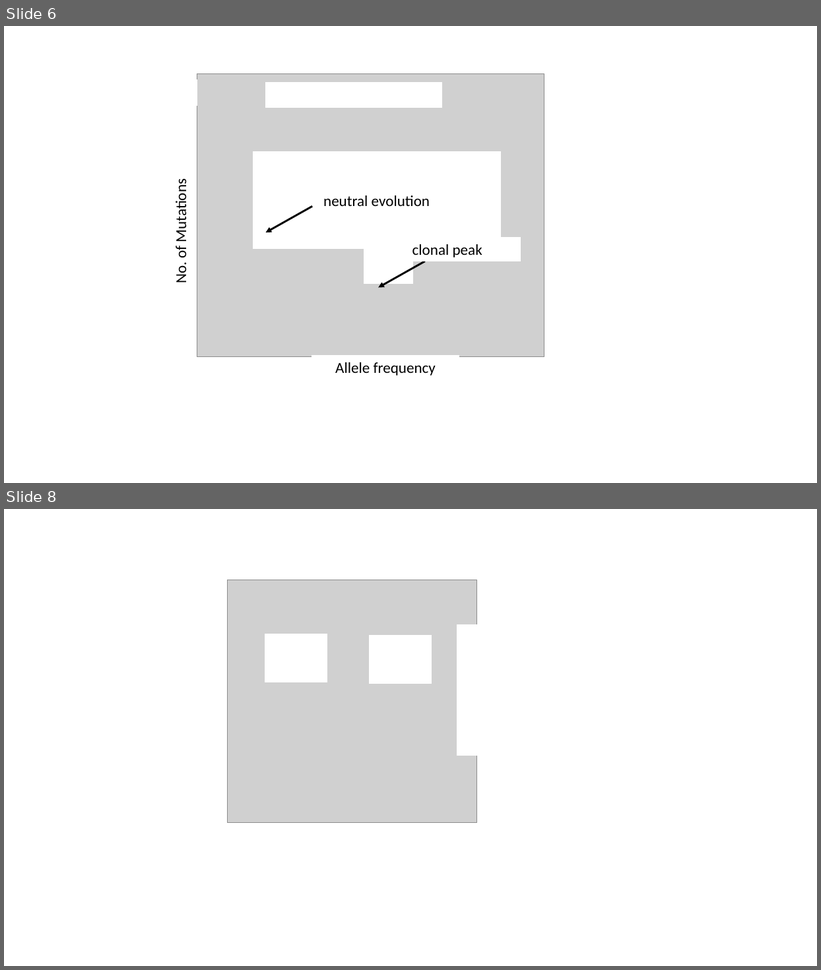
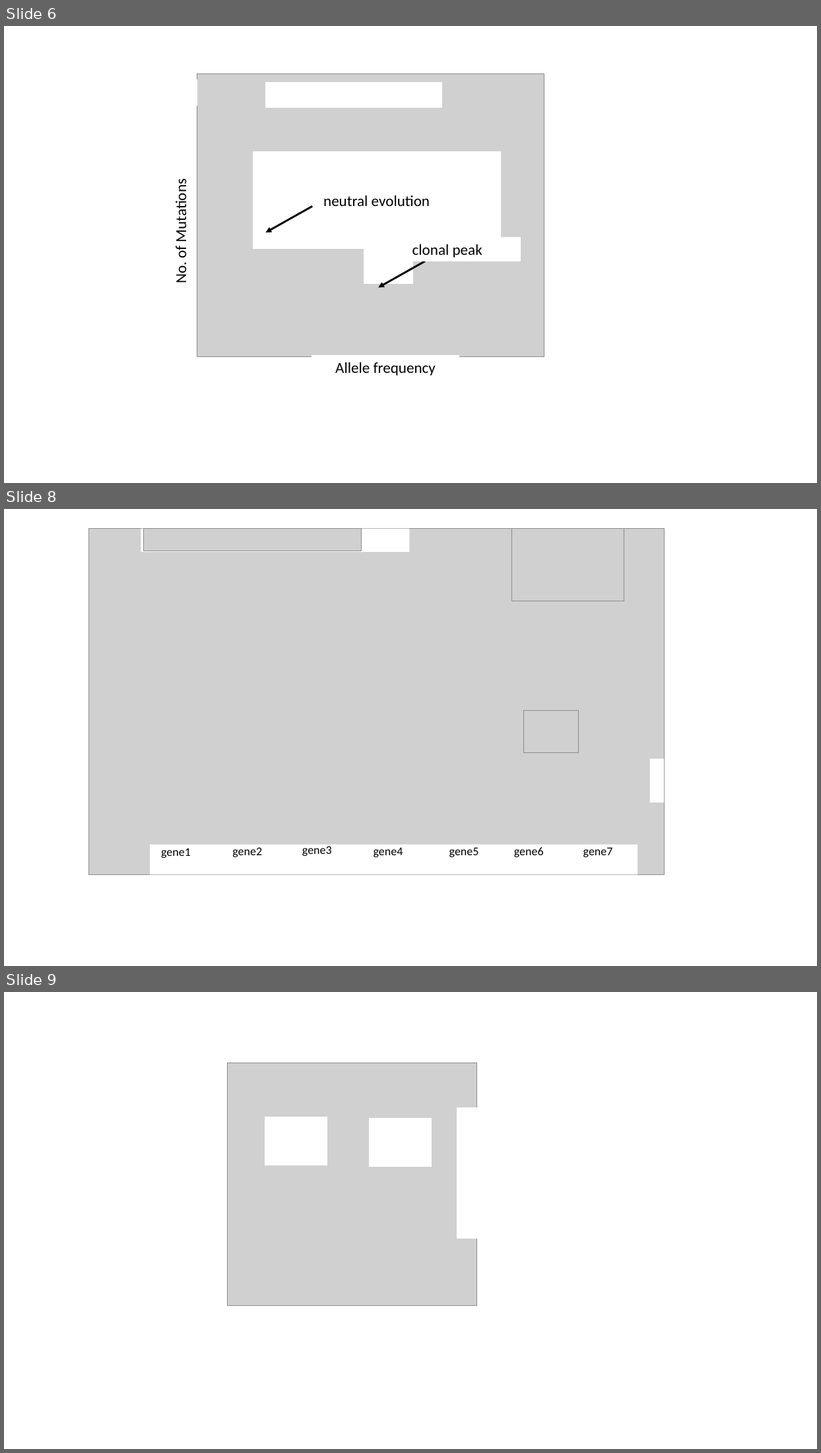
Before and after one commit to R-Cardenas/pipelines_clean, a slide deck: misc/logos_for_README.pptx. Shown one above the other, each under a label of ours: slides 6 and 8 before the commit, slides 6, 8 and 9 after it; the slides between them are not shown. The pictures are 821x970 and 821x1453 pixels, drawn with LibreOffice and Linux fonts; fonts in the diff are those of the drawing; grey boxes stand for pictures. Boxes give left, top, right and bottom in pixels: in the first picture for what was removed or moved away, otherwise in the second. Text is boxed around its words. In the diff, an @@ line names an element or a change of style, - is before the commit and + after.

Commit message:
add

```diff
--- a/misc/logos_for_README.pptx
+++ b/misc/logos_for_README.pptx
@@ slide 8 added at bbox=[4, 509, 817, 966], background #FFFFFF @@
@@ group added at bbox=[88, 529, 664, 875]: 7 texts, 3 pictures, 3 rectangles @@
+gene1
+gene2
+gene3
+gene4
+gene5
+gene6
+gene7
@@ picture added at bbox=[144, 529, 362, 551] @@
@@ what was slide 8 is now slide 9 @@
```
Also in this commit, not shown: 1 slide changed.
